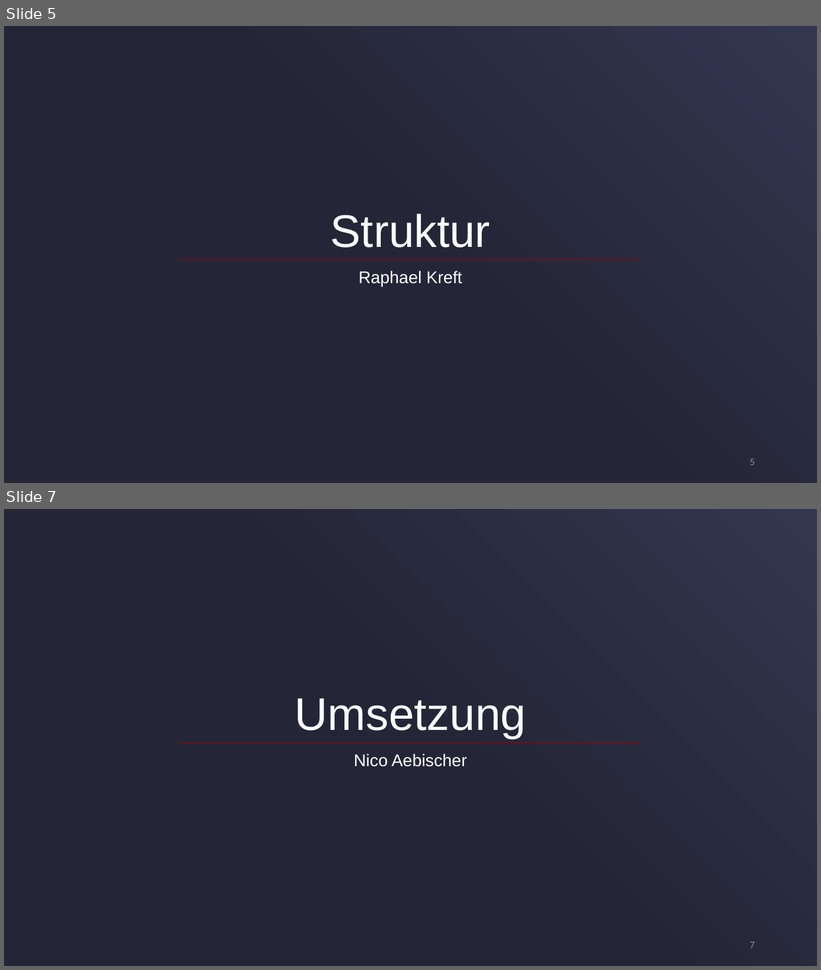
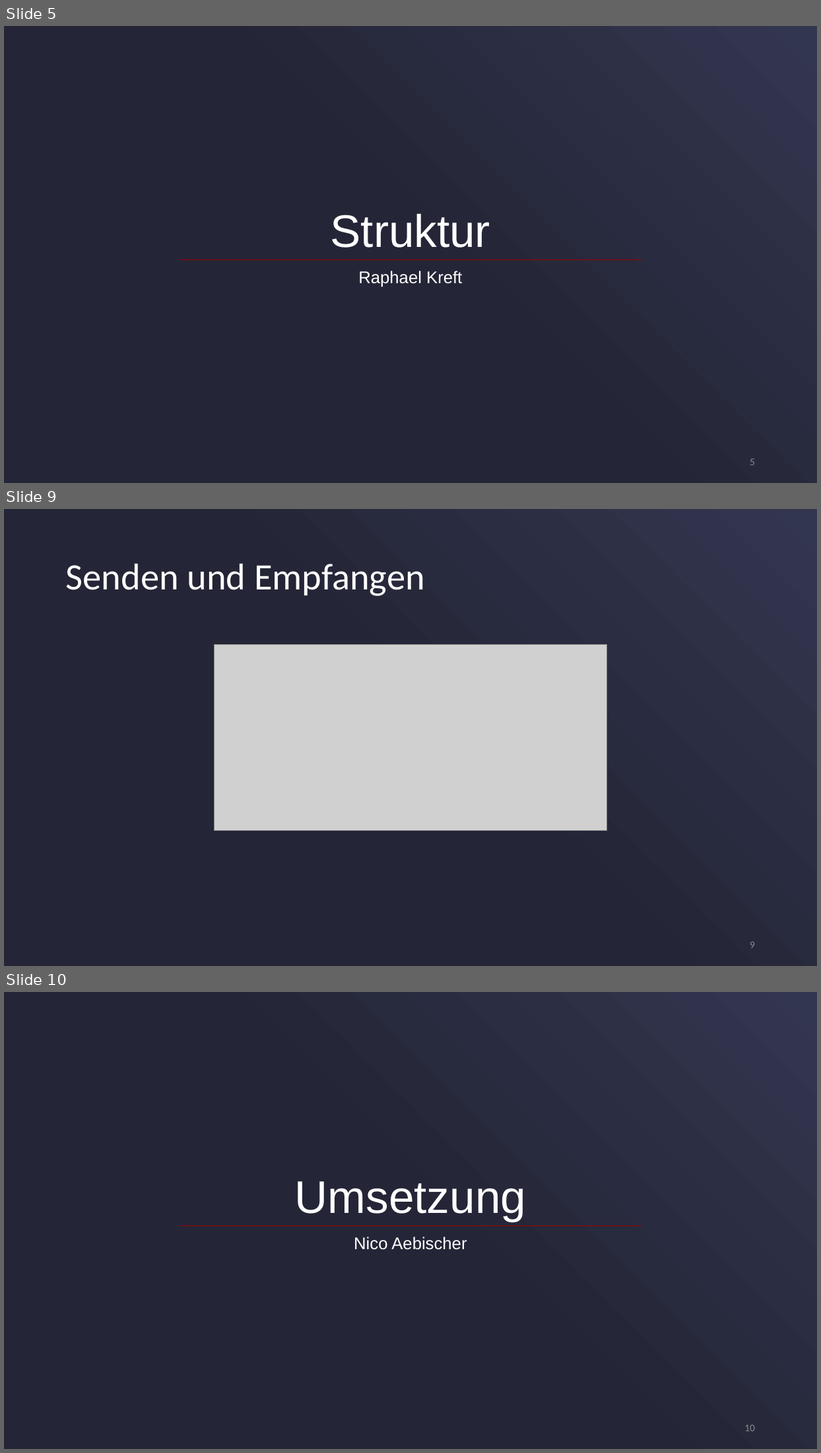
Before and after one commit to cn-uofbasel/BACnet, a slide deck: 21-fs-ias-lec/3-BACnetCore/Documents/presentation.pptx. Shown one above the other, each under a label of ours: slides 5 and 7 before the commit, slides 5, 9 and 10 after it; the slides between them are not shown. The pictures are 821x970 and 821x1453 pixels, drawn with LibreOffice and Linux fonts; fonts in the diff are those of the drawing; grey boxes stand for pictures. Boxes give left, top, right and bottom in pixels: in the first picture for what was removed or moved away, otherwise in the second. Text is boxed around its words. In the diff, an @@ line names an element or a change of style, - is before the commit and + after.

```diff
--- a/21-fs-ias-lec/3-BACnetCore/Documents/presentation.pptx
+++ b/21-fs-ias-lec/3-BACnetCore/Documents/presentation.pptx
@@ slide 9 added at (4, 509, 817, 966), background gradient #242637 to #33364F @@
@@ title added at (66, 563, 424, 596), 44 pt, text #FFFFFF @@
+Senden und Empfangen
@@ picture added at (214, 645, 607, 831) @@
@@ page number added at (750, 942, 755, 949), 12 pt, text #8C8C8C @@
+9
@@ what was slide 7 is now slide 10 @@
@@ page number at (745, 1425, 755, 1432): text changed @@
-7
+10
```
Also in this commit, not shown: 1 slide changed, 2 other slides added, 4 other files.
